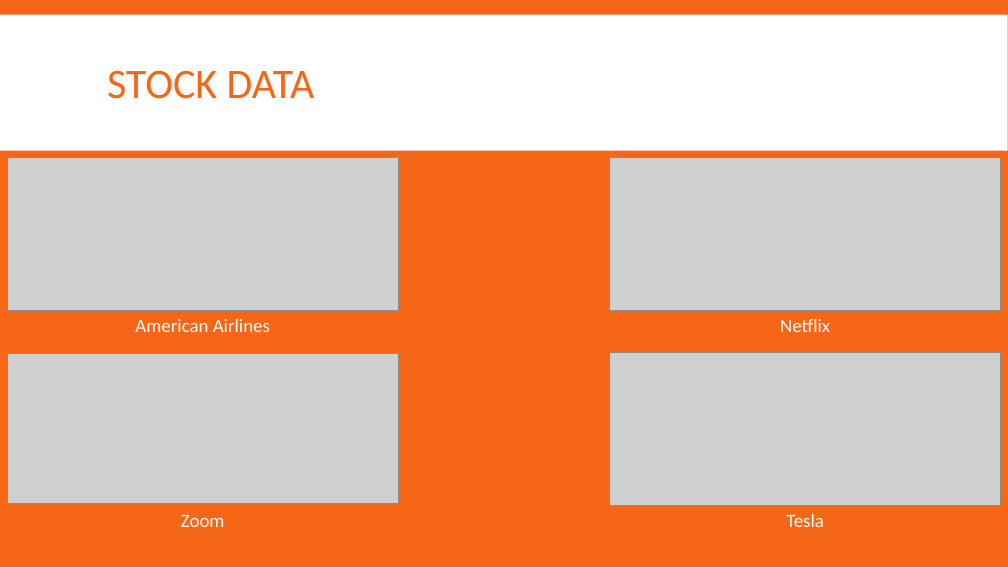
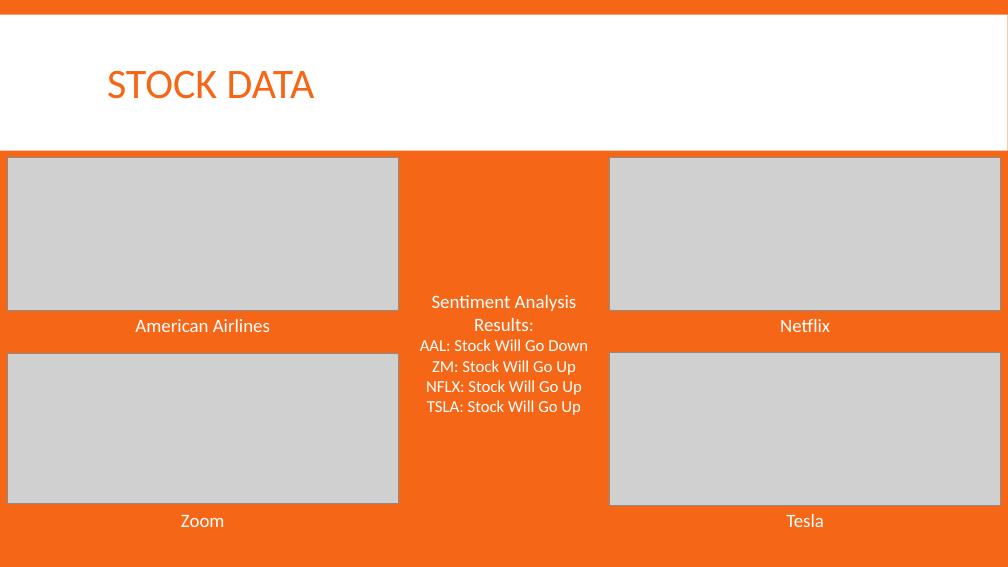
Before and after one commit to dcheung15/DataMiningProject, a slide deck: slide 7 of Powerpoint/Final Project.pptx. Drawn at 1008x567 pixels with LibreOffice and Linux fonts; fonts in the diff are those of the drawing; grey boxes stand for pictures. Boxes give left, top, right and bottom in pixels: in the first picture for what was removed or moved away, otherwise in the second. Text is boxed around its words. In the diff, an @@ line names an element or a change of style, - is before the commit and + after.

```diff
--- a/Powerpoint/Final Project.pptx
+++ b/Powerpoint/Final Project.pptx
@@ text added at [420, 295, 588, 415], 16 pt, text #FFFFFF @@
+Sentiment Analysis Results:
+AAL: Stock Will Go Down
+ZM: Stock Will Go Up
+NFLX: Stock Will Go Up
+TSLA: Stock Will Go Up
```
Also in this commit, not shown: 3 other slides changed.
